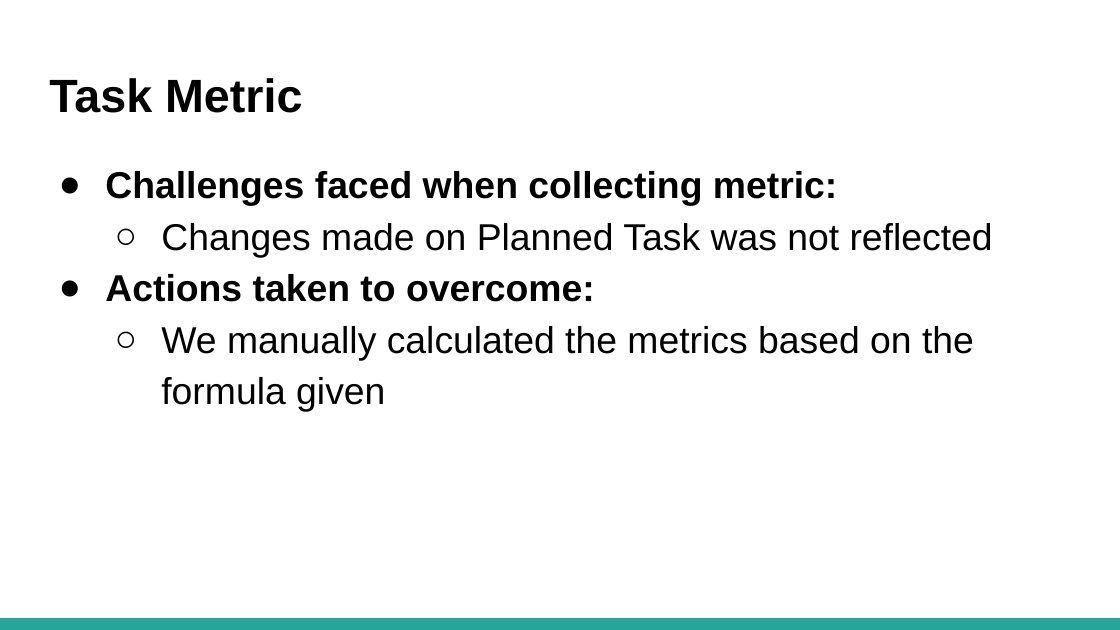
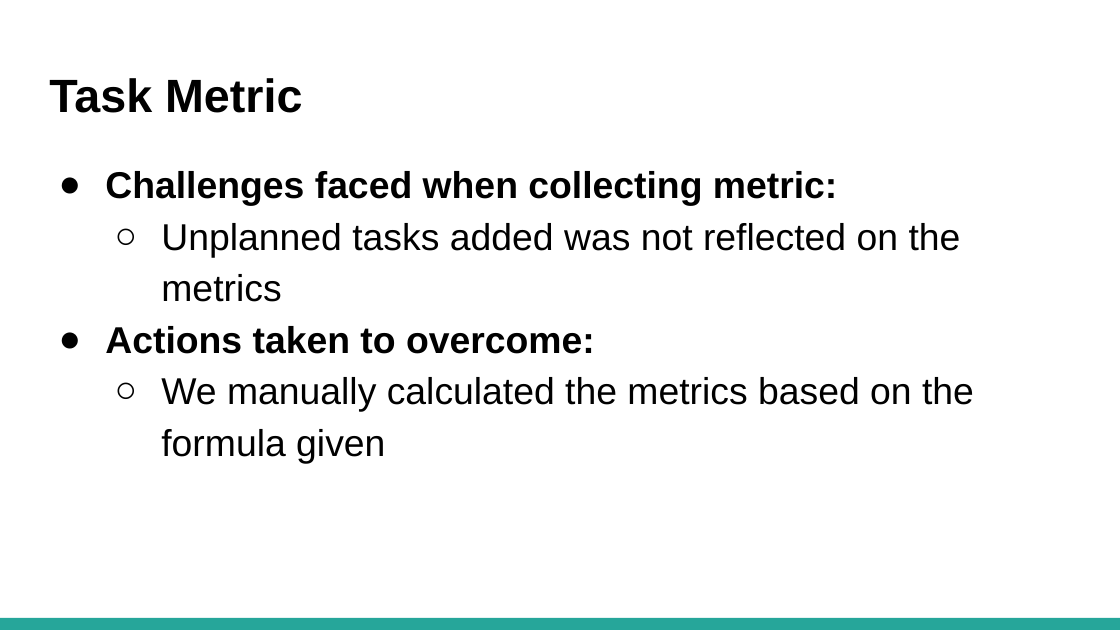
Before and after one commit to lameo/IS203_Project, a slide deck: slide 20 of presentations/SE_ Final Presentation.pptx. Drawn at 1120x630 pixels with LibreOffice and Linux fonts; fonts in the diff are those of the drawing. Boxes give left, top, right and bottom in pixels: in the first picture for what was removed or moved away, otherwise in the second. Text is boxed around its words. In the diff, an @@ line names an element or a change of style, - is before the commit and + after.

```diff
--- a/presentations/SE_ Final Presentation.pptx
+++ b/presentations/SE_ Final Presentation.pptx
@@ text at [161,223,961,302]: text changed @@
-  ○ Changes made on Planned Task was not reflected
+  ○ Unplanned tasks added was not reflected on the metrics
```
Also in this commit, not shown: 16 other slides changed.
